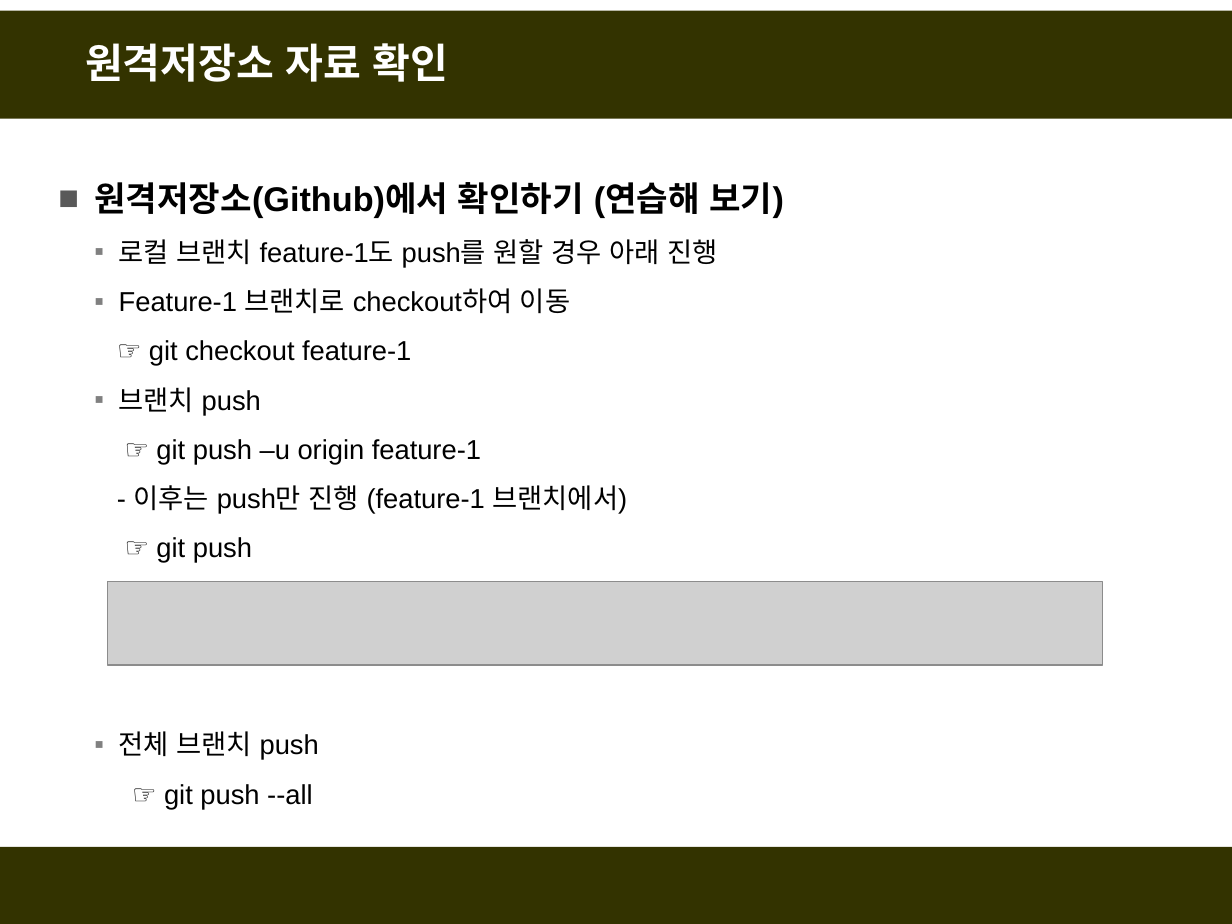
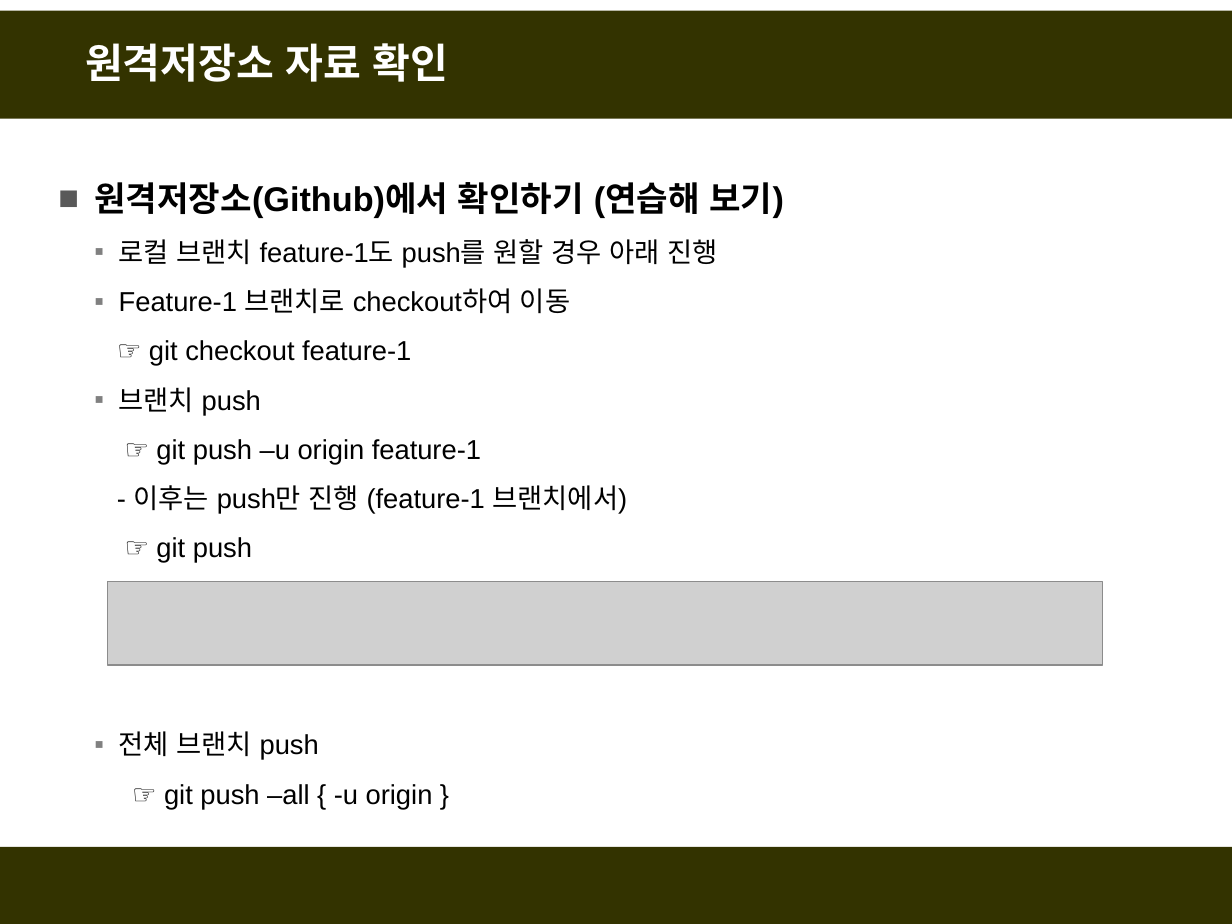
Before and after one commit to fasthill/github-lecture, a slide deck: slide 34 of git및github첫걸음2-원격저장소만들기.pptx. Drawn at 1232x924 pixels with LibreOffice and Linux fonts; fonts in the diff are those of the drawing; grey boxes stand for pictures. Boxes give left, top, right and bottom in pixels: in the first picture for what was removed or moved away, otherwise in the second. Text is boxed around its words. In the diff, an @@ line names an element or a change of style, - is before the commit and + after.

```diff
--- a/git및github첫걸음2-원격저장소만들기.pptx
+++ b/git및github첫걸음2-원격저장소만들기.pptx
@@ text at <box>164,784,433,809</box>: text changed @@
-  ☞ git push --all
+  ☞ git push –all { -u origin }
```
